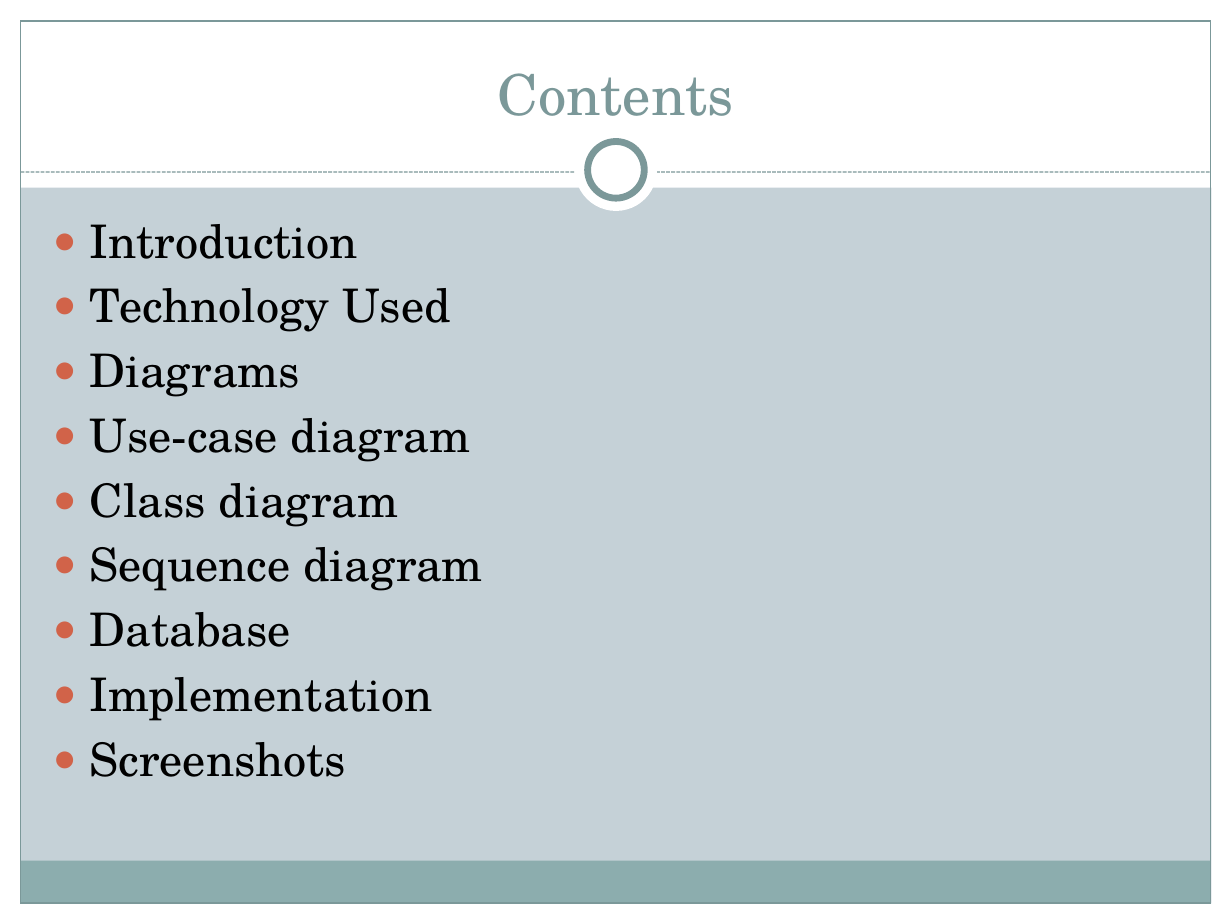
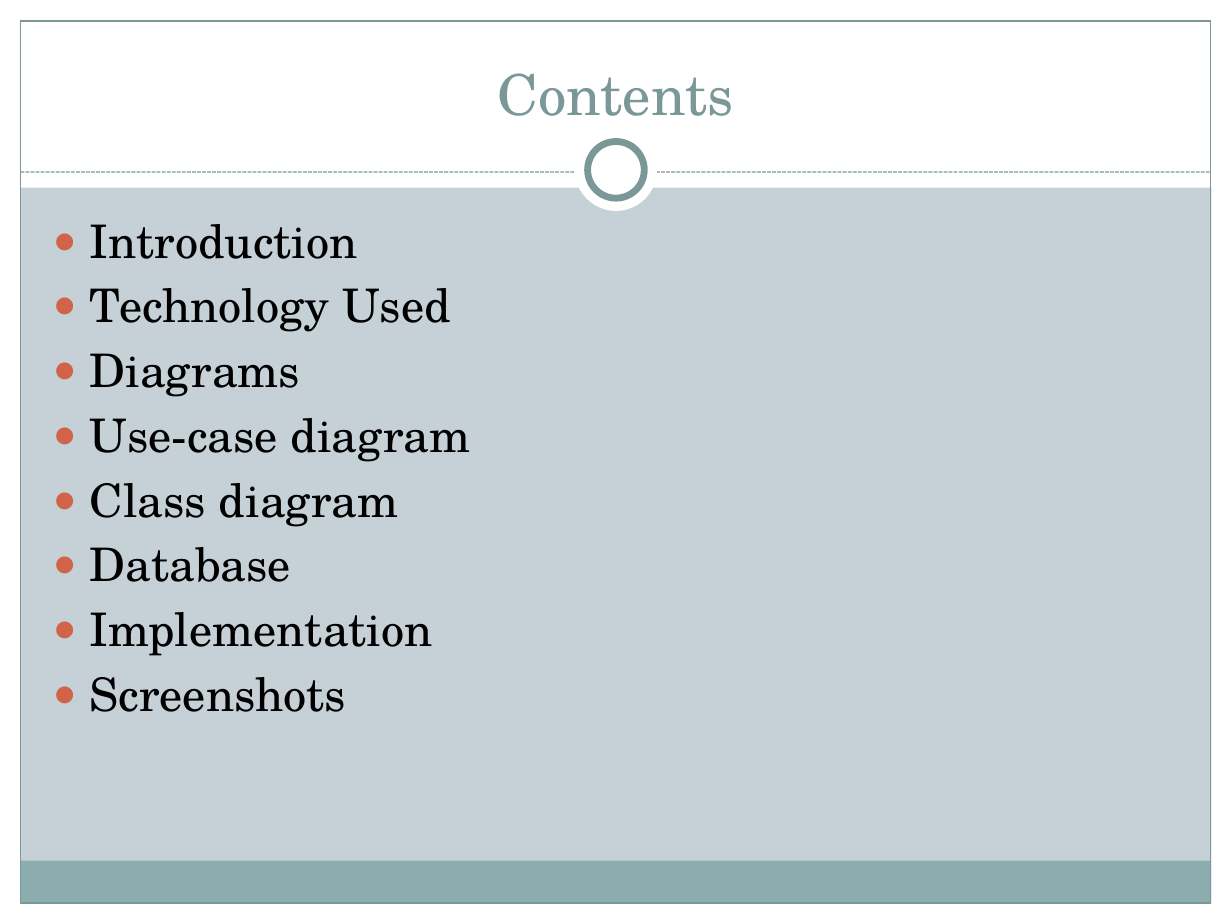
Before and after one commit to VeenaYeshala/PLP-project, a slide deck: slide 2 of HotelManagementBookingSystem_ppt.pptx. Drawn at 1232x924 pixels with LibreOffice and Linux fonts; fonts in the diff are those of the drawing. Boxes give left, top, right and bottom in pixels: in the first picture for what was removed or moved away, otherwise in the second. Text is boxed around its words. In the diff, an @@ line names an element or a change of style, - is before the commit and + after.

```diff
--- a/HotelManagementBookingSystem_ppt.pptx
+++ b/HotelManagementBookingSystem_ppt.pptx
@@ text at [90,547,483,591]: paragraph removed @@
-● Sequence diagram
```
Also in this commit, not shown: 5 other slides changed, 10 slides added, 13 slides removed.
